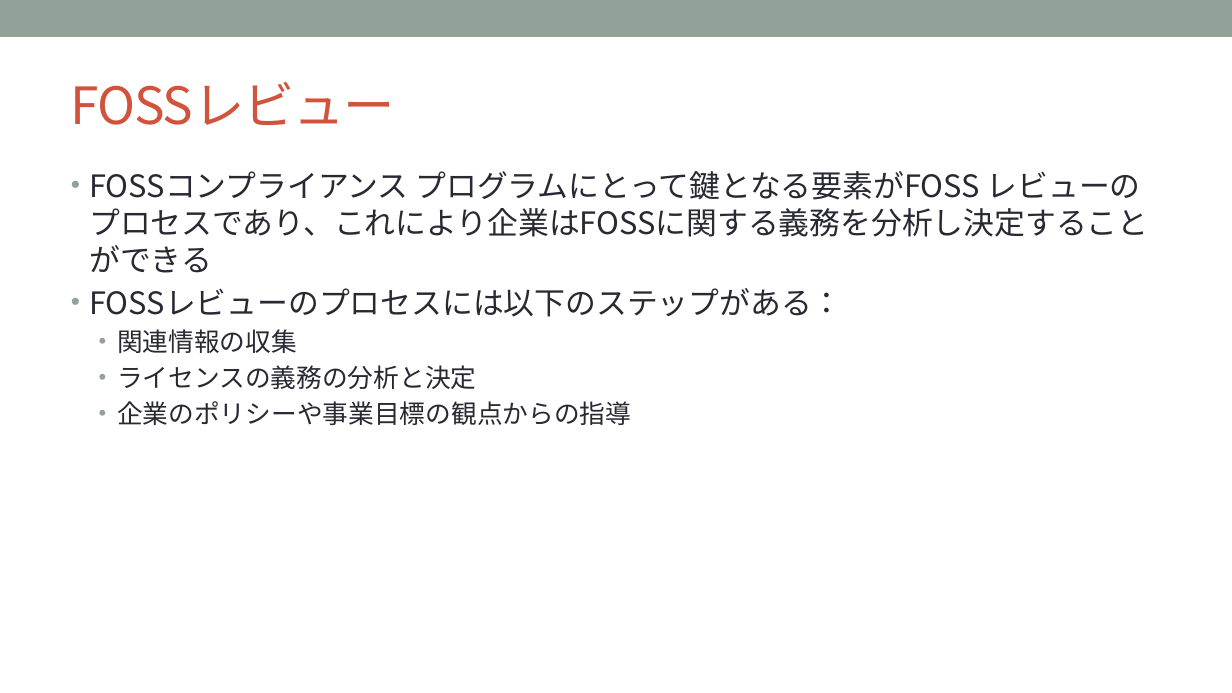
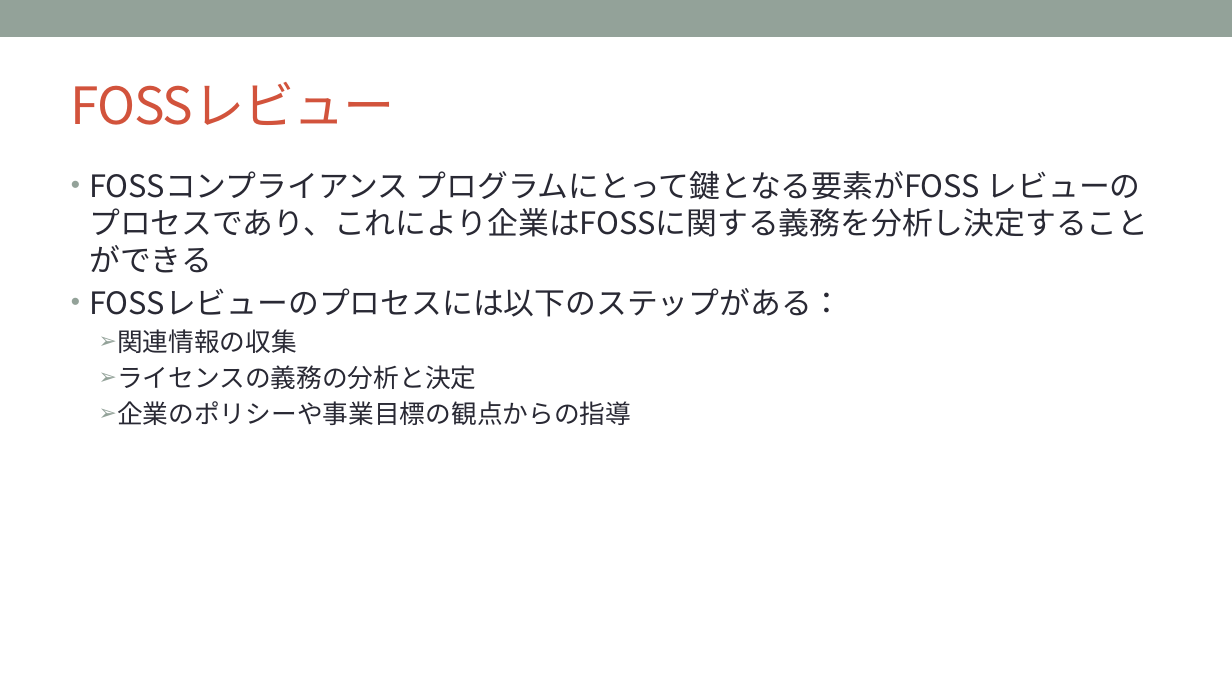
Before and after one commit to OpenChain-Project/Curriculum-Translation-JP, a slide deck: slide 44 of REVIEW/Version_for_v1.1/openchain-curriculum-for-1-1_JP_review_tani.pptx (slide 43 before the commit). Drawn at 1232x693 pixels with LibreOffice and Linux fonts; fonts in the diff are those of the drawing; background and template pictures are left out. Boxes give left, top, right and bottom in pixels: in the first picture for what was removed or moved away, otherwise in the second. Text is boxed around its words. In the diff, an @@ line names an element or a change of style, - is before the commit and + after.

```diff
--- a/REVIEW/Version_for_v1.1/openchain-curriculum-for-1-1_JP_review_tani.pptx
+++ b/REVIEW/Version_for_v1.1/openchain-curriculum-for-1-1_JP_review_tani.pptx
@@ text at (117,329,631,425): bullet • to ➢ @@
```
Also in this commit, not shown: 31 other slides changed, 9 slides added, 1 slide removed.
